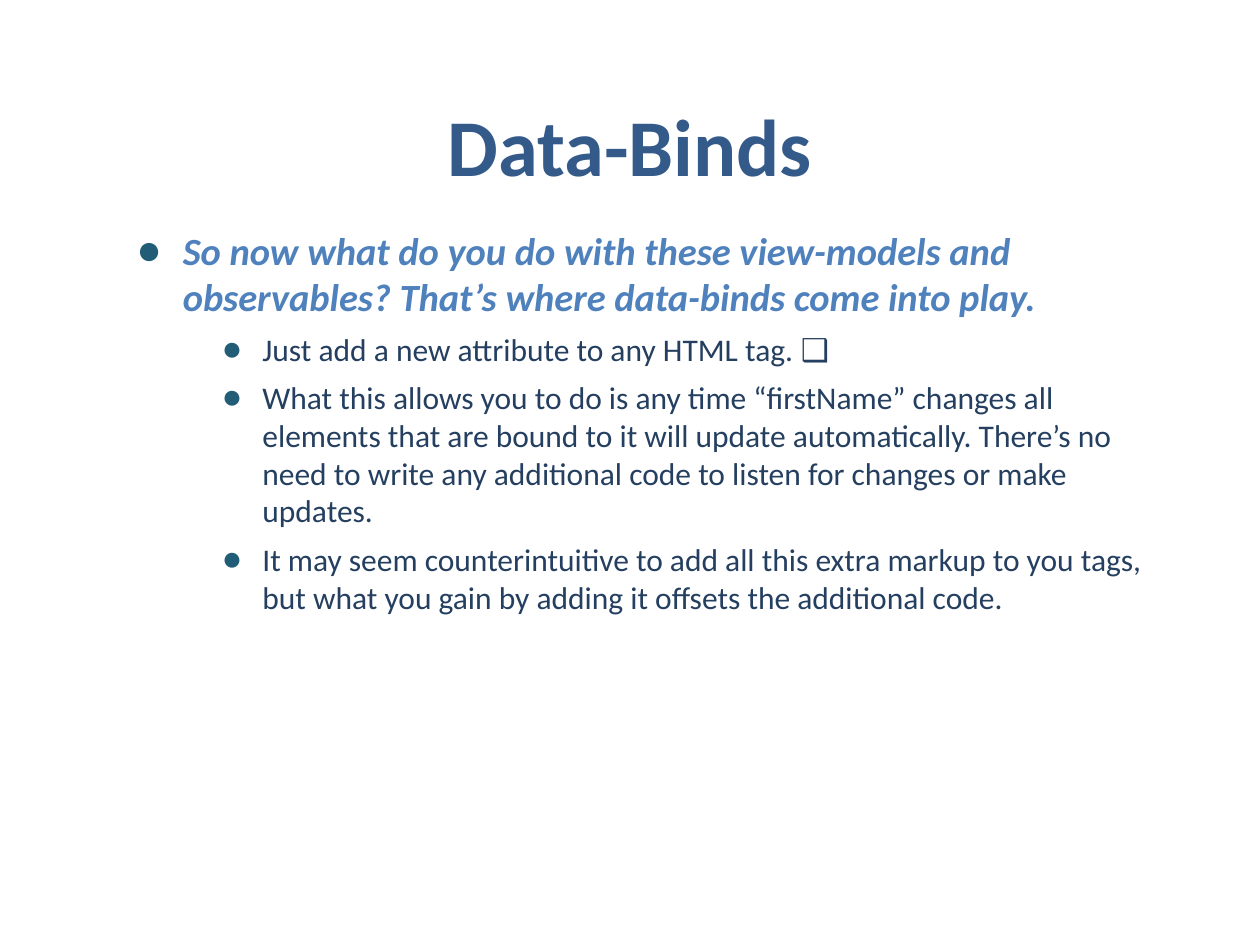
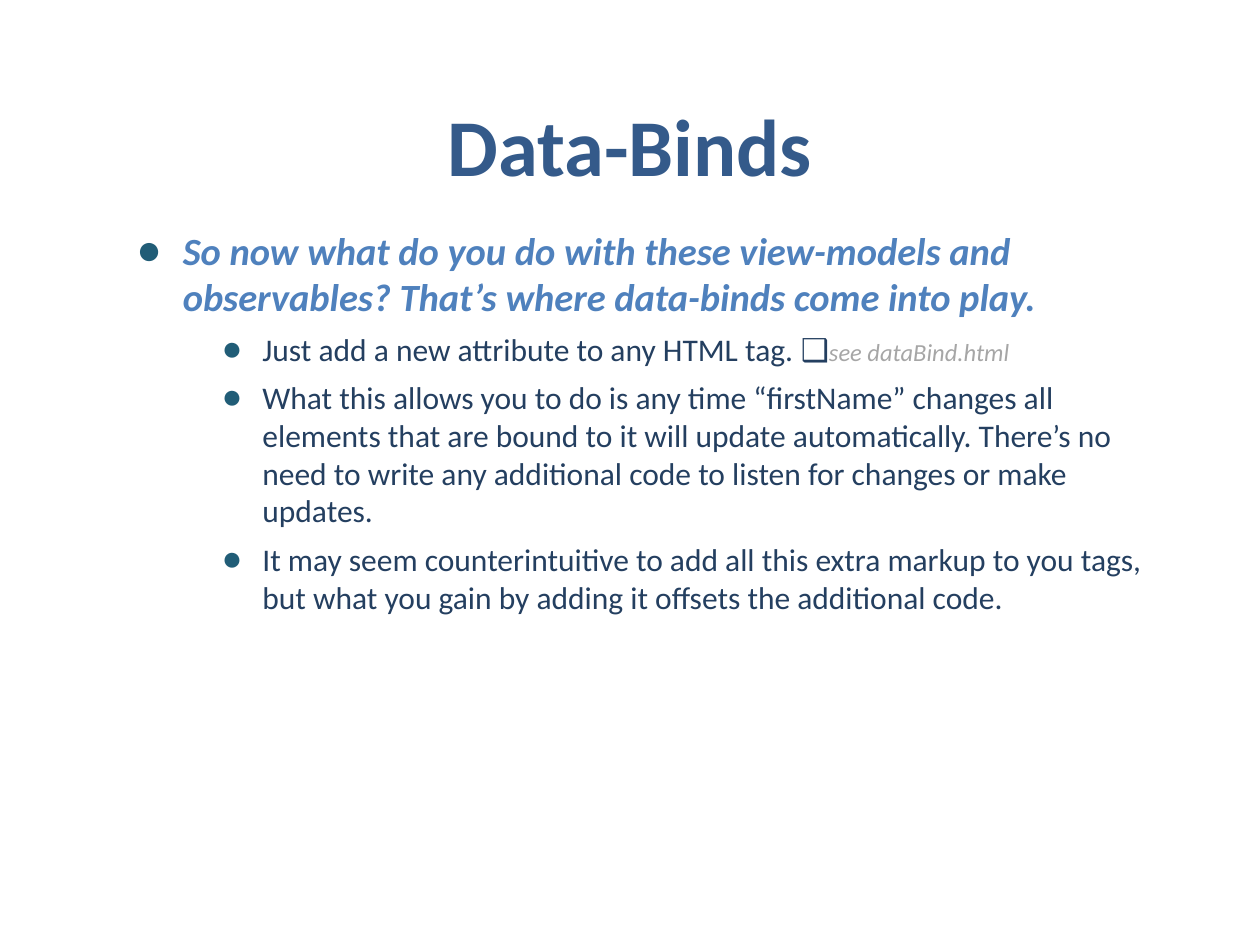
Before and after one commit to samnau/knockout-templating, a slide deck: slide 6 of Knockout Templating - slides.pptx (slide 7 before the commit). Drawn at 1260x945 pixels with LibreOffice and Linux fonts; fonts in the diff are those of the drawing; background and template pictures are left out. Boxes give left, top, right and bottom in pixels: in the first picture for what was removed or moved away, otherwise in the second. Text is boxed around its words. In the diff, an @@ line names an element or a change of style, - is before the commit and + after.

```diff
--- a/Knockout Templating - slides.pptx
+++ b/Knockout Templating - slides.pptx
@@ text at (x1=262, y1=339, x2=1009, y2=367): text changed @@
-      ● Just add a new attribute to any HTML tag. ❑
+      ● Just add a new attribute to any HTML tag. ❑see dataBind.html
```
Also in this commit, not shown: 9 other slides changed, 1 slide removed, 1 other file.
